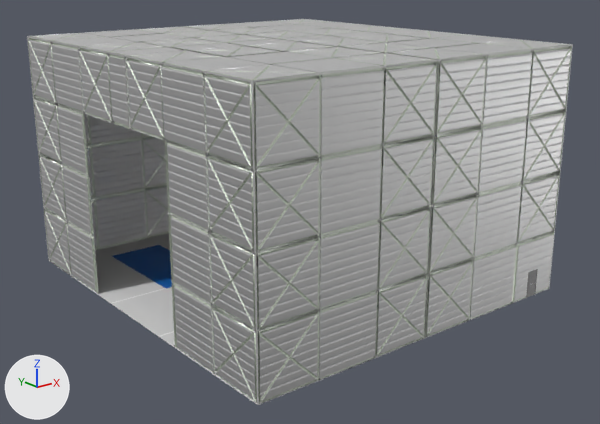
The FBX model Models/Map/Map2/Map 3.0.fbx, before and after one commit.
The view is the same before and after, from a 50 mm lens placed at (-42.8, -53.6, 26.8), pointed at (-1.4, -1.8, 6.1). The lights are fixed; the arrows at lower left show +X, +Y and +Z. Where no turn or scale is listed for an object, it has been applied to the vertices.

The first picture shows 'Ceiling', 'Floor', 'Walls'.
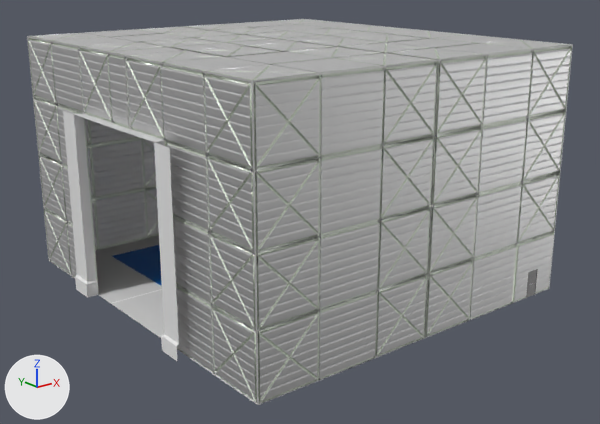
The change, as a diff of the scene's bpy script:
```diff
--- a/Models/Map/Map2/Map 3.0.fbx.py
+++ b/Models/Map/Map2/Map 3.0.fbx.py
@@ me_cube_010 @@
+me_cube_010.from_pydata(...)  # 28 vertices, 16 faces; spans x -0.4..0.6, y -8.2..8.2, z -4.2..10.8
@@ ob_fake_wall @@
+ob_fake_wall = bpy.data.objects.new('Fake Wall', me_cube_010)
+ob_fake_wall.location = (-16.79, 0.05, 4.21)
```

What differs and where, as boxes [x1, y1, x2, y2] in the pictures (600 x 424 px):
'Fake Wall', added: after [63, 111, 179, 361]
